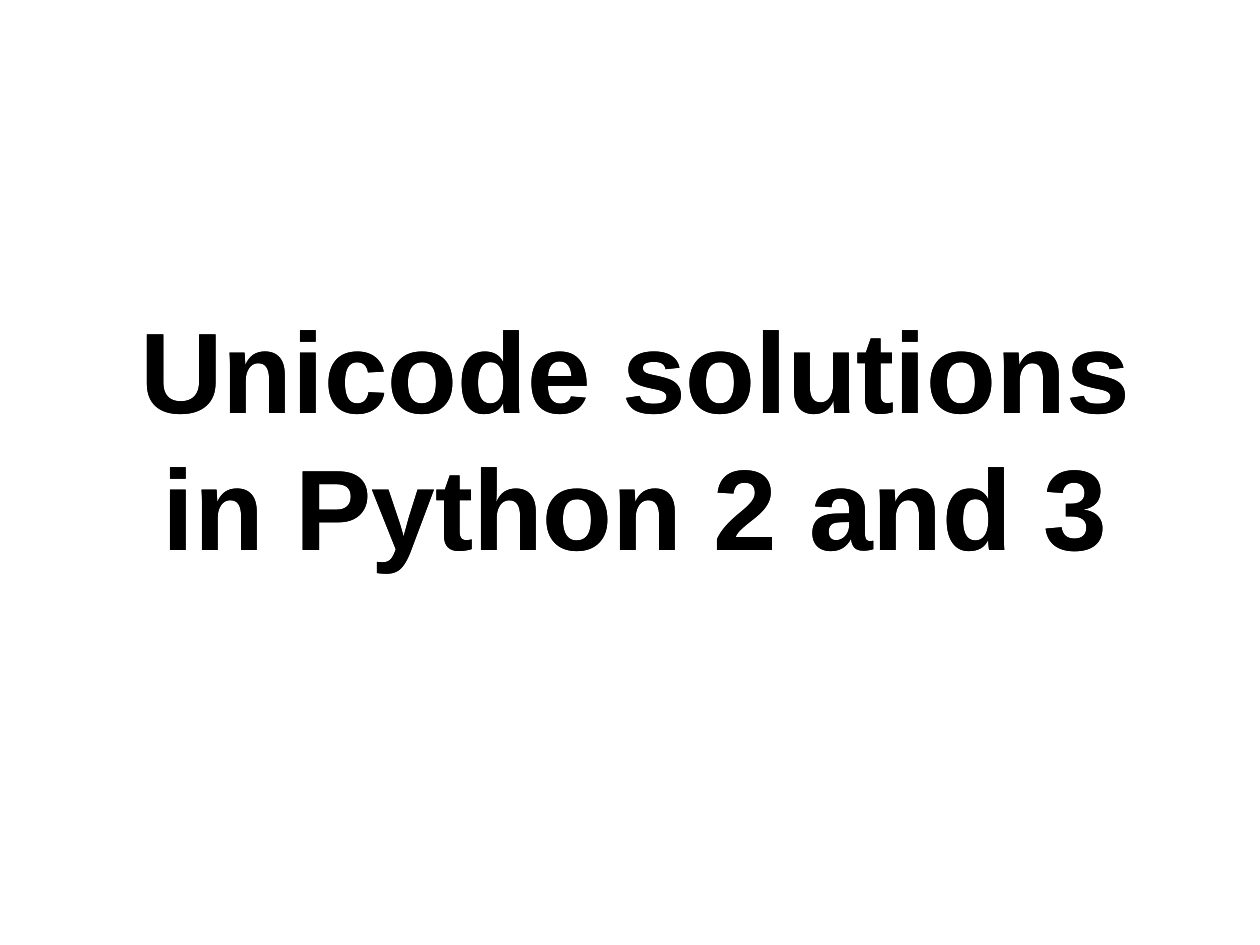
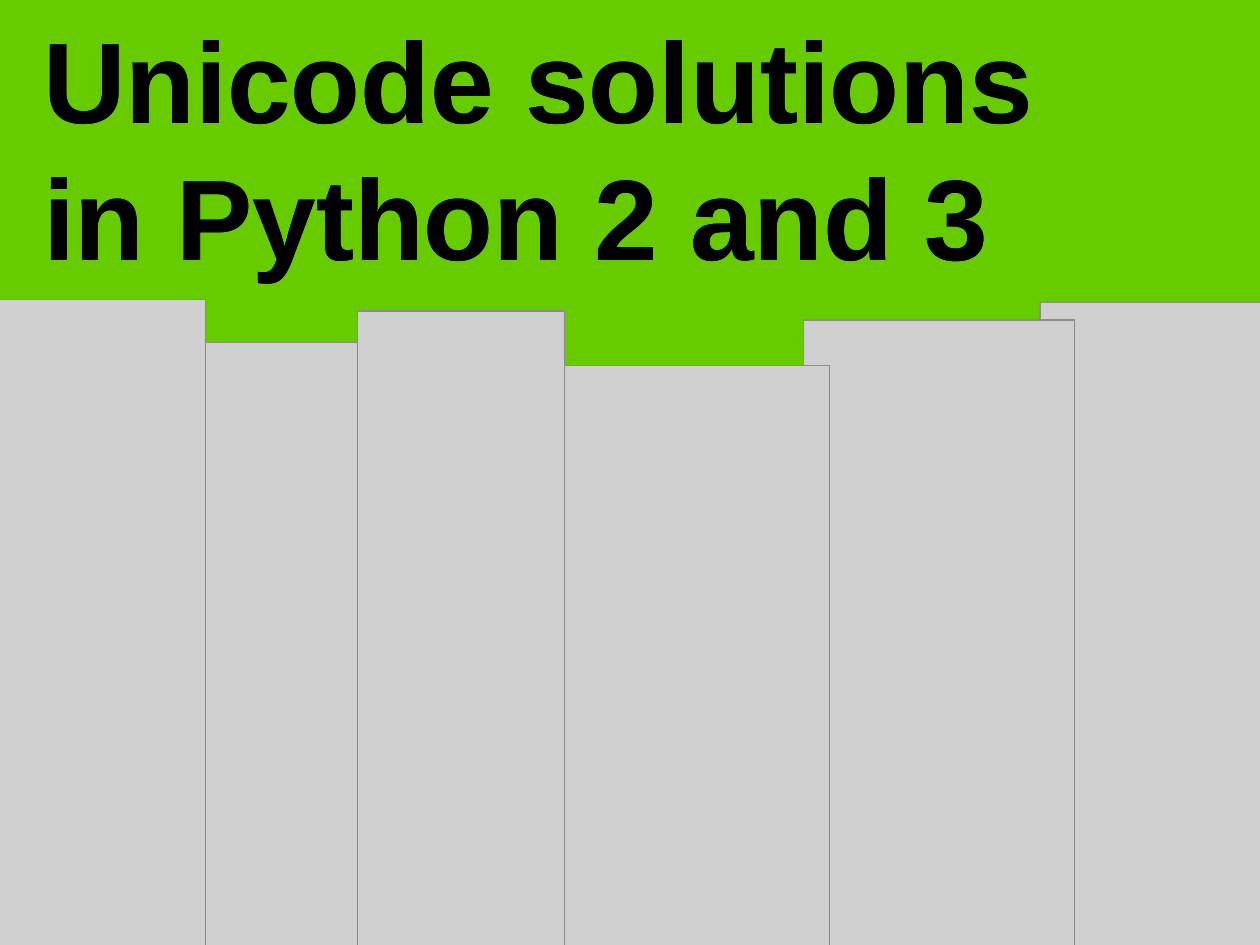
Before and after one commit to fluentpython/unicode-solutions, a slide deck: slide 1 of unicode-solutions.odp. Drawn at 1260x945 pixels with LibreOffice and Linux fonts; fonts in the diff are those of the drawing; grey boxes stand for pictures; background and template pictures are left out. Boxes give left, top, right and bottom in pixels: in the first picture for what was removed or moved away, otherwise in the second. Text is boxed around its words. In the diff, an @@ line names an element or a change of style, - is before the commit and + after.

```diff
--- a/unicode-solutions.odp
+++ b/unicode-solutions.odp
@@ background #FFFFFF to #66CC00 @@
@@ title "Unicode solutions in Python 2 ...": place and size @@
-title "Unicode solutions in Python 2 ..." at [140,330,1129,571]
+title "Unicode solutions in Python 2 ..." at [43,40,1032,281]
@@ title "Unicode solutions in Python 2 ..." at [43,40,1032,281]: alignment centre to left @@
@@ picture added at [0,300,206,945] @@
@@ picture added at [358,311,565,945] @@
@@ picture added at [804,320,1075,945] @@
@@ picture added at [1040,303,1260,945] @@
@@ picture added at [183,343,358,945] @@
@@ picture added at [366,366,830,945] @@
```
Also in this commit, not shown: 1 slide added, 2 other files.
